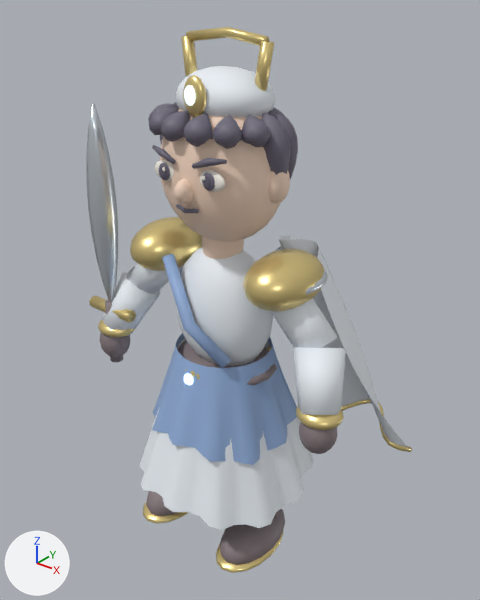
Before and after pictures for a commit that changed the glTF model samkok/web/models/18-e1.glb.
One viewpoint serves both versions: a 50 mm camera at (2.28, -2.7, 3.4) aimed at (-0.06, 0.23, 1.59). Every picture has the same lights, and +X, +Y and +Z are marked at lower left. The picture after the commit comes second.

The first picture shows '18_T1_Moon Scholar_Mesh'.
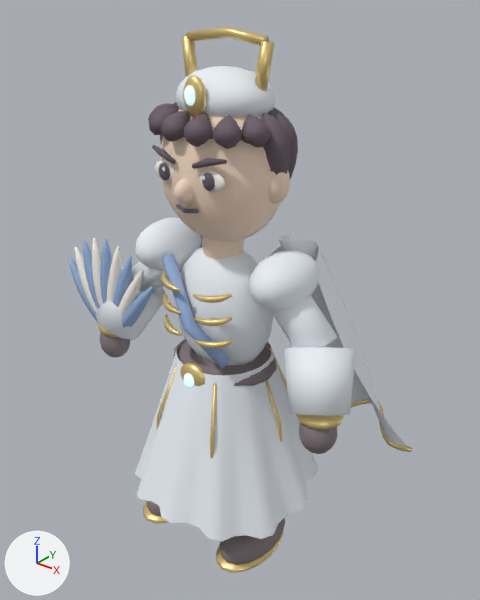
Boxes (x1, y1, x2, y2) around the edits, measured in the pictures (480 x 600 px; the box of a moved part takes in the faces that stretch with it):
'18_T1_Moon Scholar_Mesh', reshaped: before (86, 27, 412, 573); after (68, 27, 412, 573)
part 1 of me_18_t1_moon_scholar_mesh, rebuilt (35% wider): before (293, 348, 346, 415); after (284, 347, 356, 416)
part 2 of me_18_t1_moon_scholar_mesh, deleted (mostly hidden): before (305, 270, 328, 294)
part 3 of me_18_t1_moon_scholar_mesh, moved or reshaped: before (86, 104, 313, 530); after (68, 238, 318, 542)
part 4 of me_18_t1_moon_scholar_mesh, recoloured: (135, 218, 320, 310) in both
part 5 of me_18_t1_moon_scholar_mesh, recoloured (grey to dark grey): (148, 102, 298, 188) in both

Diff of the bpy script that builds the scene:
```diff
--- a/samkok/web/models/18-e1.glb.py
+++ b/samkok/web/models/18-e1.glb.py
@@ mat_hair_251b22 @@
+mat_hair_251b22 = principled_material('Hair 251b22')
+mat_hair_251b22.base_color = (0.145, 0.106, 0.133)  # dark grey #6a5c66
+mat_hair_251b22.roughness = 0.72
@@ me_18_t1_moon_scholar_mesh @@
 # used by ob_18_t1_moon_scholar_mesh; location = (0.0, 0.0, 0.0)
-me_18_t1_moon_scholar_mesh.from_pydata(...)  # 8672 vertices, 15780 faces; spans x -0.98..0.94, y -0.58..0.96, z 0.02..3.18
+me_18_t1_moon_scholar_mesh.from_pydata(...)  # 8816 vertices, 16176 faces; spans x -1.2..0.94, y -0.61..0.96, z 0.02..3.18
+# me_18_t1_moon_scholar_mesh part 1: the loose piece of 20 vertices spanning x 0.55..0.89, y -0.25..0.11, z 1.26..1.68 is rebuilt with 20 vertices and now spans x 0.5..0.94, y -0.3..0.15, z 1.24..1.71
+# me_18_t1_moon_scholar_mesh part 2: the loose piece of 176 vertices spanning x 0.29..0.63, y -0.2..0.26, z 1.88..1.99 is deleted
+# me_18_t1_moon_scholar_mesh part 3: 553 vertices moved from x -0.86..0.62, y -0.58..0.58, z 0.44..2.08 to x -0.86..0.61, y -0.61..0.61, z 0.38..2.08; 353 vertices removed from x -0.98..0.48, y -0.48..0.48, z 0.83..2.75; 829 vertices added at x -1.2..0.26, y -0.32..0.15, z 1.23..1.93
+# me_18_t1_moon_scholar_mesh part 4: 640 faces spanning x -0.59..0.59, y -0.24..0.24, z 1.79..2.09 switch from mat_antique_gold (yellow #edd691) to mat_silk_d9e5f2 (white #eef3f9)
+# me_18_t1_moon_scholar_mesh part 5: 2160 faces spanning x -0.43..0.43, y -0.33..0.33, z 2.39..2.8 switch from mat_hair_282431 (grey #6e6979) to mat_hair_251b22 (dark grey #6a5c66)
+# other edits to the shape of me_18_t1_moon_scholar_mesh do not show in these pictures
 me_18_t1_moon_scholar_mesh.materials.append(mat_accent_496caf)
@@ me_18_t1_moon_scholar_mesh @@
 me_18_t1_moon_scholar_mesh.materials.append(mat_magic_86b9ff)
-me_18_t1_moon_scholar_mesh.materials.append(mat_steel)  # white #dfe7ee
```
